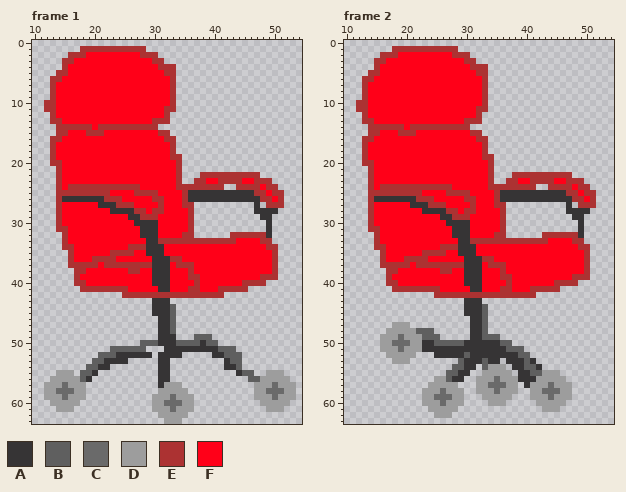
Pixel-art file: draclove-love/typeshit/chair_runnin.aseprite. Above: the version before the commit.
64x64 pixels, 4 frames. Shown: frame 1: x 10..54, y 0..63; frame 2: x 10..54, y 0..63. The commit also changed other frames, which this record leaves out.
Palette (. is transparent): A #363435  B #5f5f5f  C #6a6a6a  D #9d9d9d  E #ac3232  F #ff0018
Pixels before, frame 1 (only the part around the change), first column x 10:
 0 ..............................
 1 ........EEEEEEEEEEE...........
 2 ......EEEFFFFFFFFFEEE.........
 3 .....EEFFFFFFFFFFFFFEE........
 4 .....EFFFFFFFFFFFFFFFEEE......
 5 ....EEFFFFFFFFFFFFFFFFEE......
 6 ...EEFFFFFFFFFFFFFFFFFFE......
 7 ...EFFFFFFFFFFFFFFFFFFFE......
 8 ...EFFFFFFFFFFFFFFFFFFFE......
 9 ...EFFFFFFFFFFFFFFFFFFFE......
10 ..EEFFFFFFFFFFFFFFFFFFFE......
11 ..EEFFFFFFFFFFFFFFFFFFEE......
12 ...EFFFFFFFFFFFFFFFFFFE.......
13 ...EEFFFFFFFFFFFFFFFEEE.......
14 ....EEEEEEFEEEEEEEEEE.........
15 ....EEFFFEEEFFFFFFFFFEE.......
16 ...EEFFFFFFFFFFFFFFFFFEE......
17 ...EFFFFFFFFFFFFFFFFFFFE......
18 ...EFFFFFFFFFFFFFFFFFFFE......
19 ...EFFFFFFFFFFFFFFFFFFFEE.....
20 ...EEFFFFFFFFFFFFFFFFFFFE.....
21 ....EFFFFFFFFFFFFFFFFFFFE.....
22 ....EFFFFFFFFFFFFFFFFFFFE...EE
23 ....EFFFFFFFFFFFFFFFFFFFE..EEF
24 ....EFEEEEEEEEEEEEFFFFFFEEEEEE
25 ....EEEEEEEEEFFFFEEEEFFFFEAAAA
26 ....EAAAAAAAEEEFFFFFEEFFFEAAAA
27 ....EFFFFFFAAAEEEFFFFEFFFEE...
28 ....EFFFFFFFFAAAAEEFEEFFFFE...
Pixels before, frame 2 (only the part around the change), first column x 10:
 0 ..................................
 1 ........EEEEEEEEEEE...............
 2 ......EEEFFFFFFFFFEEE.............
 3 .....EEFFFFFFFFFFFFFEE............
 4 .....EFFFFFFFFFFFFFFFEEE..........
 5 ....EEFFFFFFFFFFFFFFFFEE..........
 6 ...EEFFFFFFFFFFFFFFFFFFE..........
 7 ...EFFFFFFFFFFFFFFFFFFFE..........
 8 ...EFFFFFFFFFFFFFFFFFFFE..........
 9 ...EFFFFFFFFFFFFFFFFFFFE..........
10 ..EEFFFFFFFFFFFFFFFFFFFE..........
11 ..EEFFFFFFFFFFFFFFFFFFEE..........
12 ...EFFFFFFFFFFFFFFFFFFE...........
13 ...EEFFFFFFFFFFFFFFFEEE...........
14 ....EEEEEEFEEEEEEEEEE.............
15 ....EEFFFEEEFFFFFFFFFEE...........
16 ...EEFFFFFFFFFFFFFFFFFEE..........
17 ...EFFFFFFFFFFFFFFFFFFFE..........
18 ...EFFFFFFFFFFFFFFFFFFFE..........
19 ...EFFFFFFFFFFFFFFFFFFFEE.........
20 ...EEFFFFFFFFFFFFFFFFFFFE.........
21 ....EFFFFFFFFFFFFFFFFFFFE.........
22 ....EFFFFFFFFFFFFFFFFFFFE...EEEEEE
23 ....EFFFFFFFFFFFFFFFFFFFE..EEFFEEE
24 ....EFEEEEEEEEEEEEFFFFFFEEEEEEEE..
25 ....EEEEEEEEEFFFFEEEEFFFFEAAAAAAAA
26 ....EAAAAAAAEEEFFFFFEEFFFEAAAAAAAA
27 ....EFFFFFFAAAEEEFFFFEFFFEE.......
28 ....EFFFFFFFFAAAAEEFEEFFFFE.......
29 ....EFFFFFFFFFFFAAEEEFFFFFE.......
30 ....EFFFFFFFFFFFFAAAAFFFFFE.......
31 ....EEFFFFFFFFFFFFAAAFFFFFE.......
32 .....EFFFFFFFFFFFFAAAFFFFEE......E
33 .....EFFFFFFFFFFFFFAAEEEEEEEEEEEEE
The result:
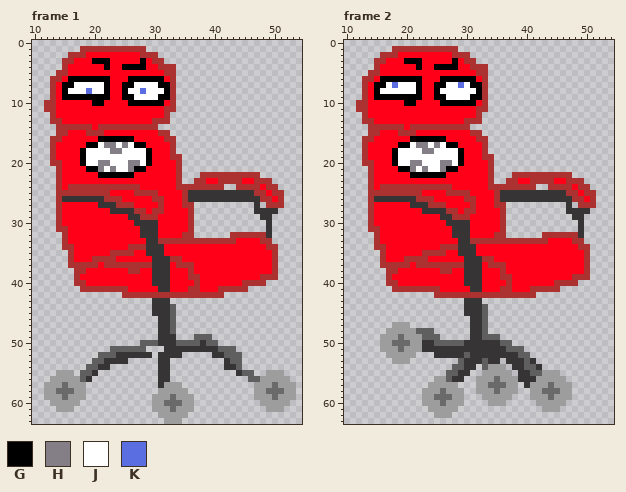
Colours new in this view: G #000000  H #847e87  J #ffffff  K #5b6ee1
The author wrote: door and chair face
Edits made:
Frame 1:
y 3: x 20..22 FFF -> GGG; x 28 F -> G
y 4: x 22 F -> G; x 25..28 FFFF -> GGGG
y 6: x 16..22 FFFFFFF -> GGGGGGG; x 26..31 FFFFFF -> GGGGGG
y 7: x 15..22 FFFFFFFF -> GGJJJJJG; x 25..32 FFFFFFFF -> GGJJJJGG
y 8: x 15..22 FFFFFFFF -> GJJJKJJG; x 25..32 FFFFFFFF -> GJJKJJJG
y 9: x 15..22 FFFFFFFF -> GGGGGGGG; x 25..32 FFFFFFFF -> GGJJJJGG
y 10: x 20..21 FF -> GG; x 26..31 FFFFFF -> GGGGGG
y 16: x 21..26 FFFFFF -> GGGGGG
y 17: x 19..28 FFFFFFFFFF -> GGJHHJHJGG
y 18: x 18..29 FFFFFFFFFFFF -> GJJJJHHJJJJG
y 19: x 18..29 FFFFFFFFFFFF -> GJJJJJJJJJJG
y 20: x 18..29 FFFFFFFFFFFF -> GJJHHJJJHHJG
y 21: x 19..28 FFFFFFFFFF -> GGHJHJJHGG
y 22: x 21..26 FFFFFF -> GGGGGG
Frame 2:
y 3: x 20..22 FFF -> GGG; x 28 F -> G
y 4: x 22 F -> G; x 25..28 FFFF -> GGGG
y 6: x 16..22 FFFFFFF -> GGGGGGG; x 26..31 FFFFFF -> GGGGGG
y 7: x 15..22 FFFFFFFF -> GGJKJJJG; x 25..32 FFFFFFFF -> GGJJKJGG
y 8: x 15..22 FFFFFFFF -> GJJJJJJG; x 25..32 FFFFFFFF -> GJJJJJJG
y 9: x 15..22 FFFFFFFF -> GGGGGGGG; x 25..32 FFFFFFFF -> GGJJJJGG
y 10: x 20..21 FF -> GG; x 26..31 FFFFFF -> GGGGGG
y 16: x 21..26 FFFFFF -> GGGGGG
y 17: x 19..28 FFFFFFFFFF -> GGJHHJHJGG
y 18: x 18..29 FFFFFFFFFFFF -> GJJJJHHJJJJG
y 19: x 18..29 FFFFFFFFFFFF -> GJJJJJJJJJJG
y 20: x 18..29 FFFFFFFFFFFF -> GJJHHJJJHHJG
y 21: x 19..28 FFFFFFFFFF -> GGHJHJJHGG
y 22: x 21..26 FFFFFF -> GGGGGG
Where, in picture pixels (left, top, right, bottom), the same in both pictures:
changed: (62, 58, 170, 106)
changed: (80, 136, 152, 178)
changed: (374, 58, 482, 106)
changed: (392, 136, 464, 178)
